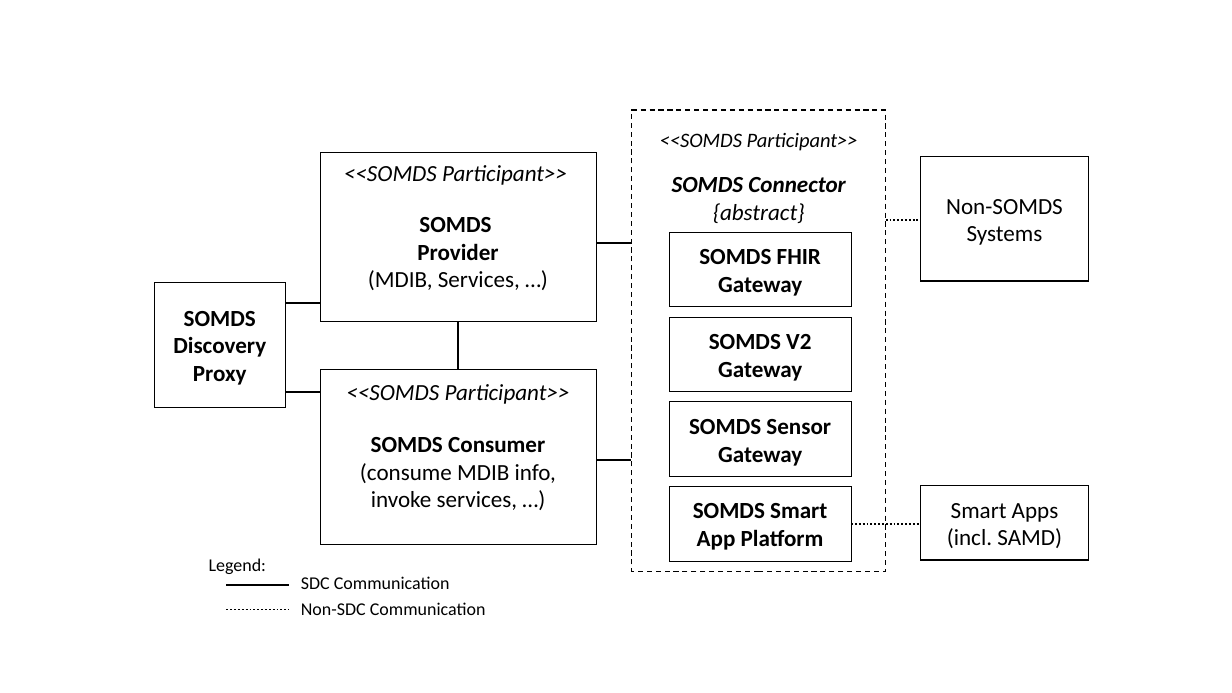
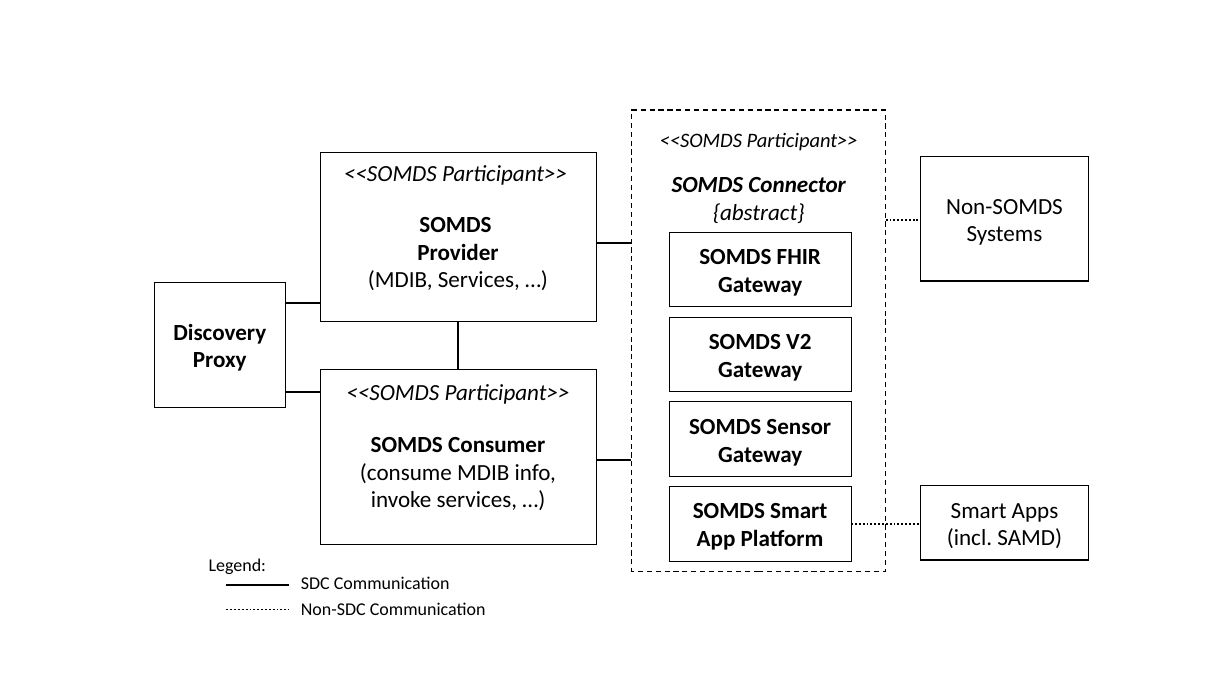
Before and after one commit to IHE/DEV.SDPi, a slide deck: slide 1 of sources/vol1-diagram-sdpi-p-actor.pptx. Drawn at 1232x693 pixels with LibreOffice and Linux fonts; fonts in the diff are those of the drawing. Boxes give left, top, right and bottom in pixels: in the first picture for what was removed or moved away, otherwise in the second. Text is boxed around its words. In the diff, an @@ line names an element or a change of style, - is before the commit and + after.

```diff
--- a/sources/vol1-diagram-sdpi-p-actor.pptx
+++ b/sources/vol1-diagram-sdpi-p-actor.pptx
@@ text in rectangle at bbox=[173, 324, 266, 371]: text changed @@
-SOMDS Discovery Proxy
+Discovery Proxy
```
Also in this commit, not shown: 4 other files.
